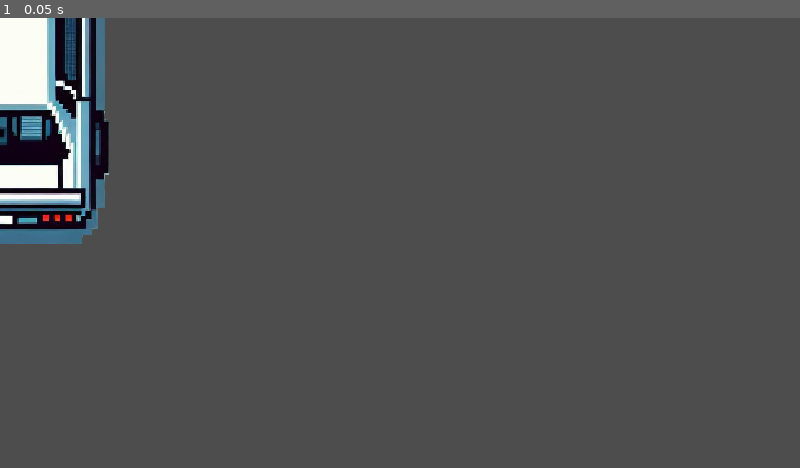
Above: before the commit, frame 1.
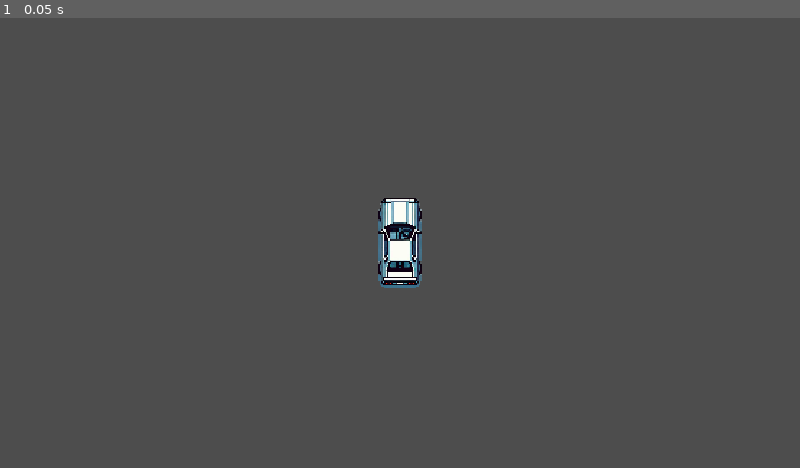
Above: after the commit, the same moment.

Repository: danielcannell/dracula-dash
Game: Godot game, scene res://scenes/main.tscn
Same seed, same stepped clock (60 frames per second), same inputs: the game is played once before the commit and once after it.
Inputs:
- Up to frame 1 (0.05 s): no input

The runs differ from the first frame. In frame 1, 7.6% of the frame differs, in the area x 0-53%, y 0-60%.

Commit message:
And turn right/left to input map

Diff:
--- a/project.godot
+++ b/project.godot
@@ -20,6 +20,21 @@
 window/stretch/mode="canvas_items"
 window/stretch/aspect="expand"
 
+[input]
+
+turn_left={
+"deadzone": 0.2,
+"events": [Object(InputEventKey,"resource_local_to_scene":false,"resource_name":"","device":-1,"window_id":0,"alt_pressed":false,"shift_pressed":false,"ctrl_pressed":false,"meta_pressed":false,"pressed":false,"keycode":0,"physical_keycode":4194319,"key_label":0,"unicode":0,"location":0,"echo":false,"script":null)
+, Object(InputEventKey,"resource_local_to_scene":false,"resource_name":"","device":-1,"window_id":0,"alt_pressed":false,"shift_pressed":false,"ctrl_pressed":false,"meta_pressed":false,"pressed":false,"keycode":0,"physical_keycode":65,"key_label":0,"unicode":97,"location":0,"echo":false,"script":null)
+]
+}
+turn_right={
+"deadzone": 0.2,
+"events": [Object(InputEventKey,"resource_local_to_scene":false,"resource_name":"","device":-1,"window_id":0,"alt_pressed":false,"shift_pressed":false,"ctrl_pressed":false,"meta_pressed":false,"pressed":false,"keycode":0,"physical_keycode":4194321,"key_label":0,"unicode":0,"location":0,"echo":false,"script":null)
+, Object(InputEventKey,"resource_local_to_scene":false,"resource_name":"","device":-1,"window_id":0,"alt_pressed":false,"shift_pressed":false,"ctrl_pressed":false,"meta_pressed":false,"pressed":false,"keycode":0,"physical_keycode":68,"key_label":0,"unicode":100,"location":0,"echo":false,"script":null)
+]
+}
+
 [physics]
 
 3d/physics_engine="Jolt Physics"
--- a/scenes/main.tscn
+++ b/scenes/main.tscn
@@ -9,3 +9,6 @@
 [node name="Background" type="CanvasLayer" parent="." unique_id=1242201165]
 
 [node name="Dracula" parent="." unique_id=199222267 instance=ExtResource("1_o5qli")]
+scale = Vector2(0.2, 0.2)
+
+[node name="Camera2D" type="Camera2D" parent="." unique_id=930041559]
--- a/scripts/dracula.gd
+++ b/scripts/dracula.gd
@@ -5,5 +5,10 @@
 
 
 func _physics_process(delta: float) -> void:
+	if Input.is_action_pressed("turn_left"):
+		print("x")
+	if Input.is_action_pressed("turn_right"):
+		print("y")
+
 	velocity += acceleration * delta
 	move_and_slide()
